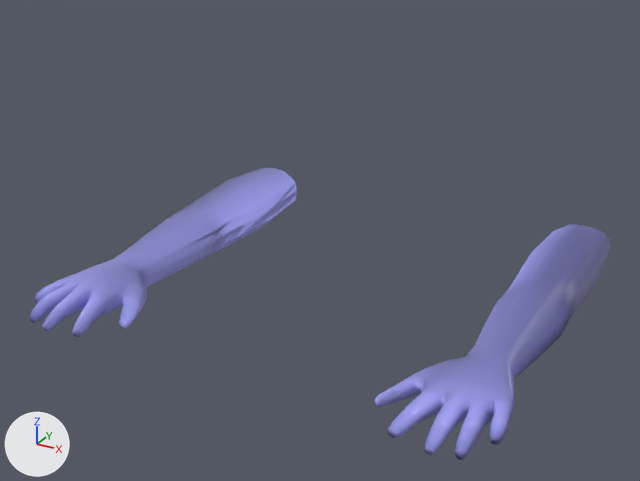
A saved change to the FBX model Game/Assets/Scenes/Characters/Mouse/Mouse_Animations.fbx.
The view is the same before and after, from a 50 mm camera at (0.512, -0.971, 0.543) aimed at (-0.001, -0.038, 0.077). The axes (+X, +Y, +Z) are drawn at lower left. The lights are the same throughout. Mesh edges are drawn as thin lines on the coarser meshes. Where no turn or scale is listed for an object, it has been applied to the vertices.

The scene before the commit, as lines of its bpy script (objects in view):
```python
me_mesh = bpy.data.meshes.new('Mesh')
me_mesh.from_pydata(...)  # 1530 vertices, 1568 faces; spans x -0.319..0.319, y -0.286..0.286, z -0.045..0.045
me_mesh.materials.append(mat_mouse_rig_mouse_hands_wire_088088226)  # blue #9f9ff1
ob_geo_mouse_hands = bpy.data.objects.new('geo_mouse_hands', me_mesh)
ob_geo_mouse_hands.location = (0.0, 0.0, 0.0)
```
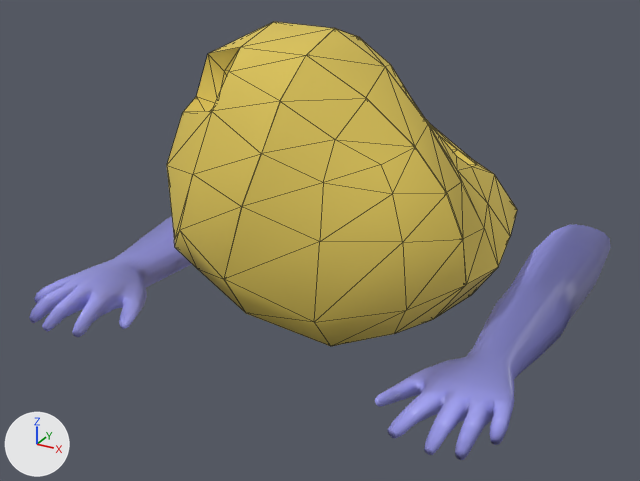
Edits to the bpy script that builds the scene:
```text
Add mat_cheese_rig_cheese:
    mat_cheese_rig_cheese = principled_material('Cheese_Rig:cheese')
    mat_cheese_rig_cheese.base_color = (0.702, 0.537, 0.0941)  # yellow #dac256
    mat_cheese_rig_cheese.roughness = 0.859
Add me_mesh_1:
    me_mesh_1.from_pydata(...)  # 247 vertices, 501 faces; spans x -0.215..0.229, y -0.195..0.249, z -0.003..0.346
    me_mesh_1.materials.append(mat_cheese_rig_cheese)  # yellow #dac256
Add ob_cheese_rig_geo_cheese:
    ob_cheese_rig_geo_cheese = bpy.data.objects.new('Cheese_Rig:geo_cheese', me_mesh_1)
    ob_cheese_rig_geo_cheese.location = (0.0, 0.0, 0.0)
```

What differs and where, as boxes (x1, y1, x2, y2) in the pictures (640 x 481 px):
'Cheese_Rig:geo_cheese', added (yellow): after (167, 22, 517, 346)
